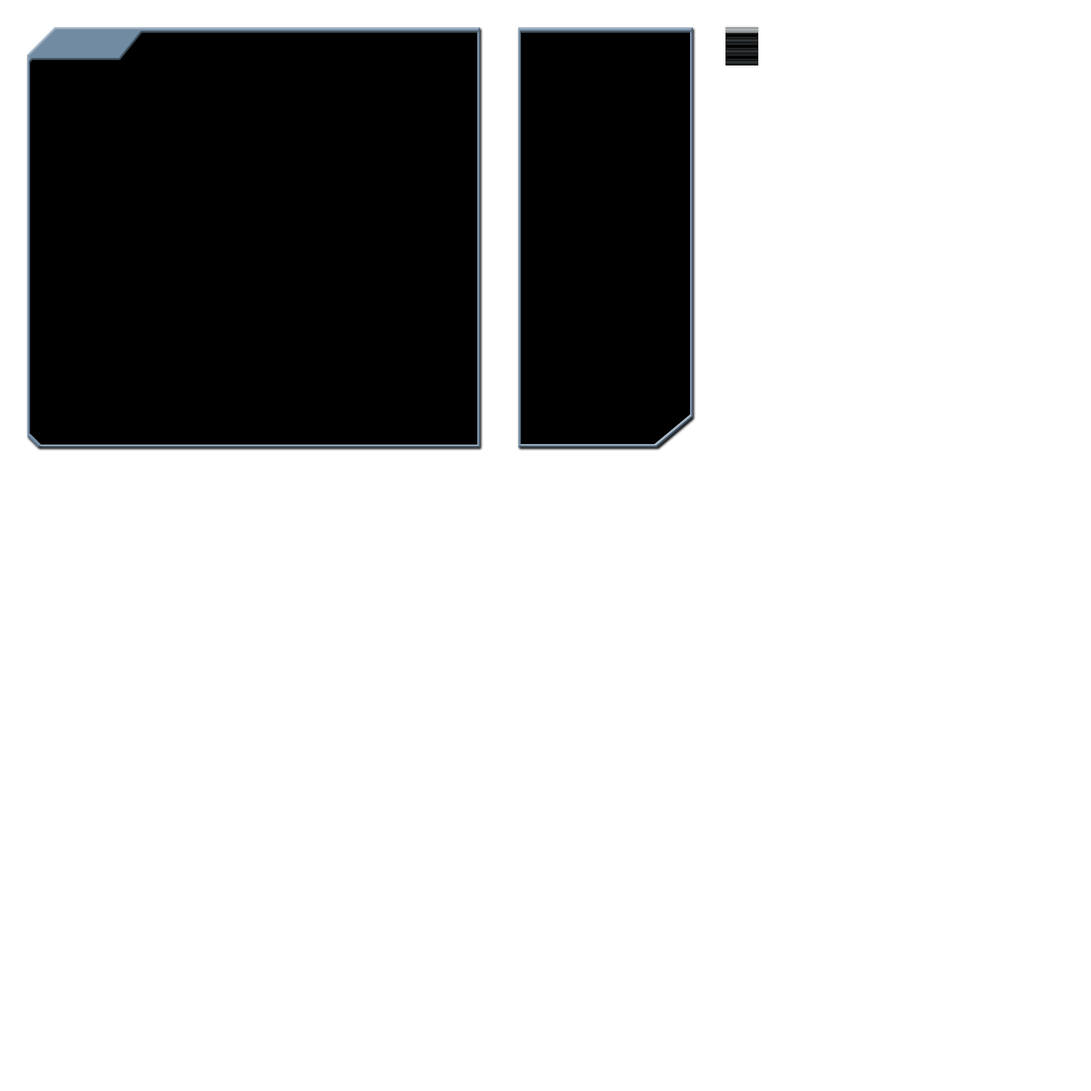
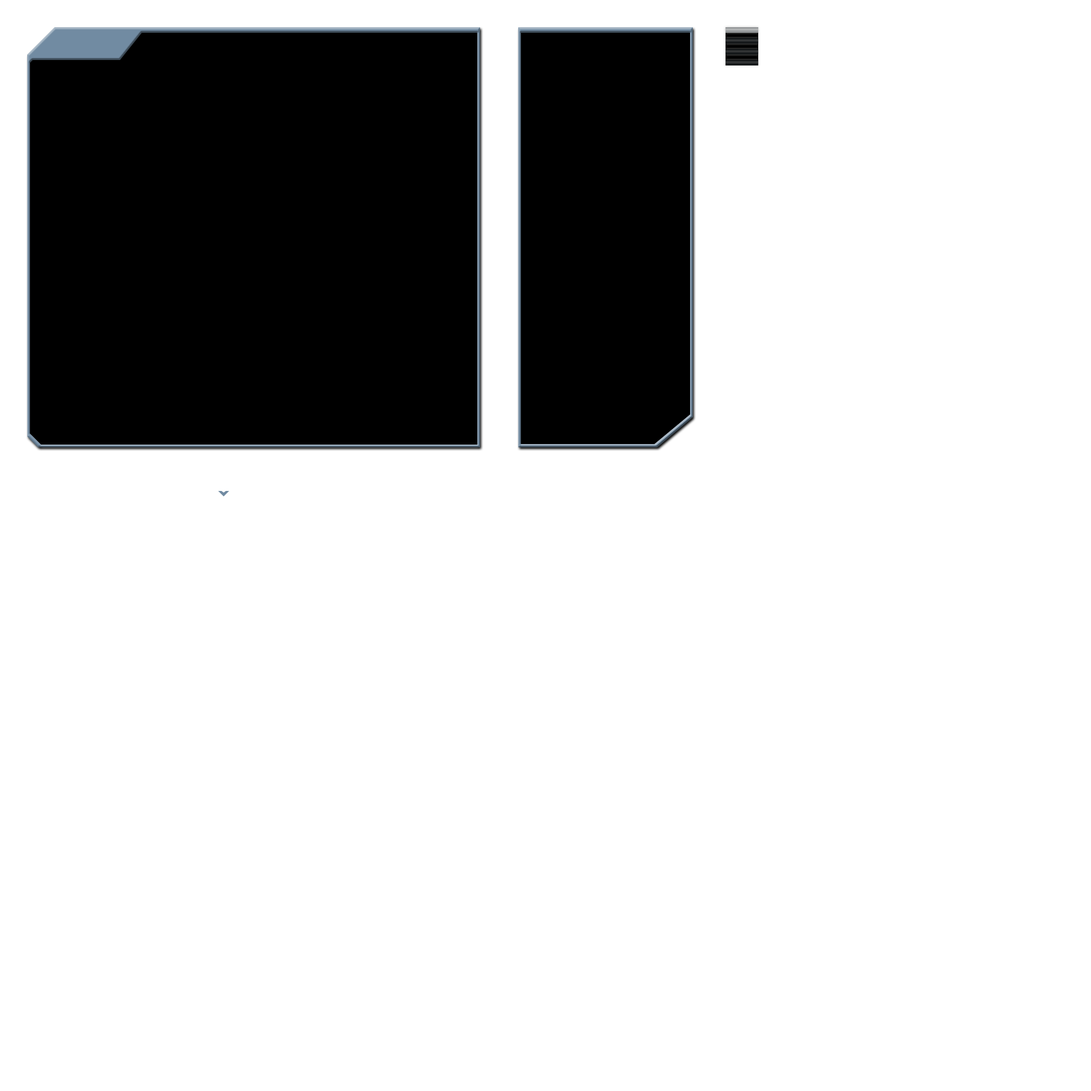
Two versions of the same layered image (1091x1091). Layer-by-layer changes:
added group "Icons" with 2 layers above "Engine Frame" over [218, 491, 230, 497]
added group "Select Button" with 1 layers in group "Icons" over [218, 491, 230, 497]
added layer "Select Button 1" in group "Select Button" over [218, 491, 230, 497]
